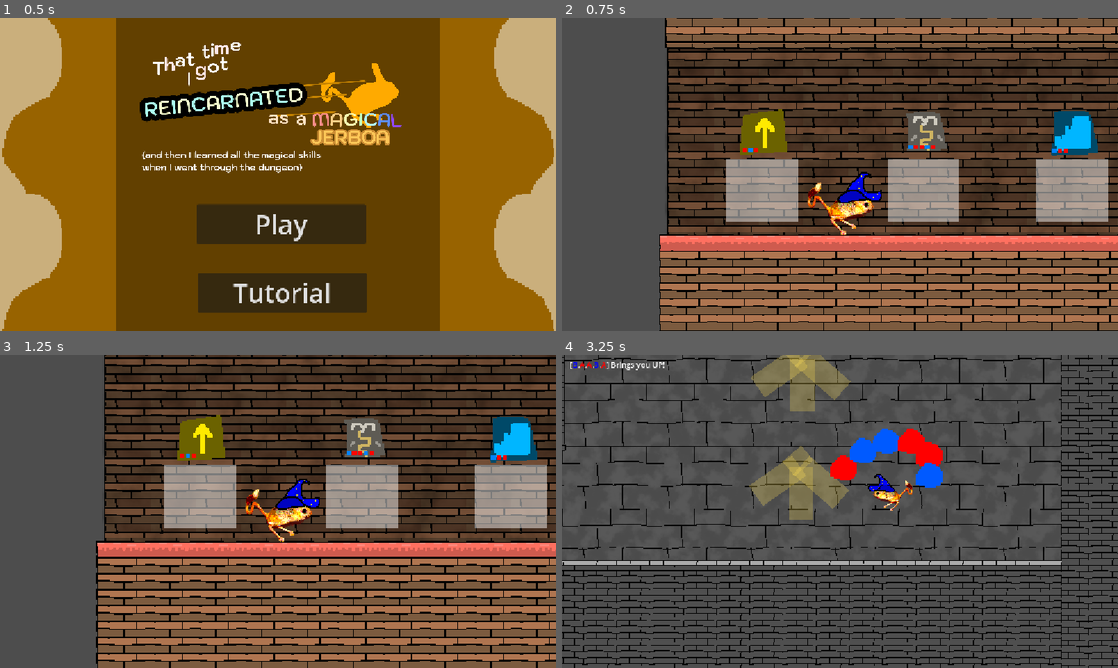
Above: before the commit, frames 1-4 (two rows, left to right).
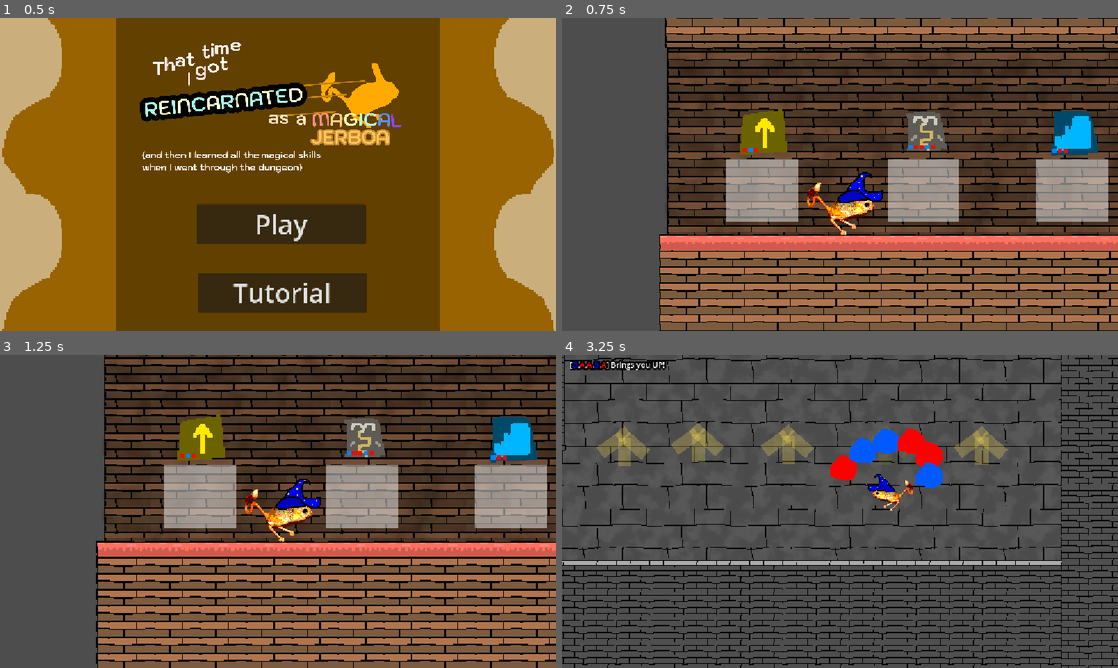
Above: after the commit, the same moments.

Repository: Kaplin86/magical-jerboa
Game: Godot game, scene res://scenes/mainMenu.tscn
The game is run twice, just before and just after one commit, with the same random seed, the same clock (stepped at 60 frames per second) and the same inputs.
Inputs (mouse positions are in pixels of both pictures, inside the frame that each line leads up to):
- Up to frame 1 (0.5 s): no input
- Up to frame 2 (0.75 s): click "Tutorial" at 0.5 s
- Up to frame 3 (1.25 s): no input
- Up to frame 4 (3.25 s): tap Enter at 1.25 s; move the mouse to (962, 495) at 1.27 s; hold Right (right) 1.28-2.78 s; tap Q (a) at 1.35, 2.3, 2.85 s; click (962, 495) at 1.42 s; tap W (up) at 1.52, 2.27 s; tap E (b) at 1.55, 2.1, 3.05 s; move the mouse to (728, 527) at 2.02 s; move the mouse to (895, 442) at 2.77 s; hold Left (left) from 2.78 s (still down)

Frame 1 is identical in both runs. In frame 2, 0.3% of the frame differs, in the area x 43-58%, y 49-70%; in frame 3, 0.3%; in frame 4, 6.6%, in the area x 1-81%, y 0-53%.
Error in both runs: Cannot call method 'change_scene_to_file' on a null value. (res://scripts/main_menu.gd:15)

Commit message:
hookroom2 and some other stuff

Diff:
--- a/scenes/player/jerboa.tscn
+++ b/scenes/player/jerboa.tscn
@@ -31,3 +31,21 @@
 [node name="Camera2D" type="Camera2D" parent="." unique_id=55762337]
 process_mode = 3
 position_smoothing_enabled = true
+
+[node name="CanvasLayer" type="CanvasLayer" parent="." unique_id=110715030]
+
+[node name="VBoxContainer" type="VBoxContainer" parent="CanvasLayer" unique_id=835384178]
+offset_left = -542.0
+offset_top = -283.0
+offset_right = -306.0
+offset_bottom = 270.0
+
+[node name="ColorRect" type="ColorRect" parent="CanvasLayer" unique_id=1920049314]
+offset_left = -551.0
+offset_top = -263.0
+offset_right = -511.0
+offset_bottom = -223.0
+
+[node name="RichTextLabel" type="RichTextLabel" parent="." unique_id=411369318]
+offset_right = 40.0
+offset_bottom = 40.0
--- /dev/null
+++ b/scenes/rooms/grapplinghookroom2.tscn
@@ -0,0 +1,355 @@
+[gd_scene format=3 uid="uid://b80t23b52lufk"]
+
+[ext_resource type="Texture2D" uid="uid://ct0vgv2anombl" path="res://art/graybricks.png" id="1_to87a"]
+[ext_resource type="Texture2D" uid="uid://bxfxagedwy05l" path="res://art/ninceslice.png" id="2_g3lc5"]
+[ext_resource type="Texture2D" uid="uid://bca067w7tmdgu" path="res://art/oneway.png" id="3_1ylrn"]
+[ext_resource type="Script" uid="uid://cpb23m2i0m2f8" path="res://scripts/zoomTrigger.gd" id="4_oahcn"]
+
+[sub_resource type="Gradient" id="Gradient_38p6l"]
+offsets = PackedFloat32Array(0, 0.448, 1)
+colors = PackedColorArray(0, 0, 0, 0.12941177, 0.04, 0.04, 0.04, 0.1242353, 1, 1, 1, 0)
+
+[sub_resource type="FastNoiseLite" id="FastNoiseLite_4vlbc"]
+frequency = 0.0106
+
+[sub_resource type="NoiseTexture2D" id="NoiseTexture2D_y45pq"]
+noise = SubResource("FastNoiseLite_4vlbc")
+color_ramp = SubResource("Gradient_38p6l")
+seamless = true
+
+[sub_resource type="RectangleShape2D" id="RectangleShape2D_mm1bc"]
+size = Vector2(1801, 116)
+
+[sub_resource type="RectangleShape2D" id="RectangleShape2D_4kxuq"]
+size = Vector2(1802, 658)
+
+[sub_resource type="RectangleShape2D" id="RectangleShape2D_38p6l"]
+size = Vector2(458, 3450)
+
+[sub_resource type="RectangleShape2D" id="RectangleShape2D_y45pq"]
+size = Vector2(1802, 3132)
+
+[sub_resource type="RectangleShape2D" id="RectangleShape2D_r2y5t"]
+size = Vector2(1802, 3350.5)
+
+[sub_resource type="RectangleShape2D" id="RectangleShape2D_mti6b"]
+size = Vector2(43, 402)
+
+[node name="BigJumpRoom" type="Node2D" unique_id=684584116]
+
+[node name="Graybricks" type="TextureRect" parent="." unique_id=904852811]
+offset_left = -893.0
+offset_top = -3673.0
+offset_right = 2697.0
+offset_bottom = 107.0
+texture = ExtResource("1_to87a")
+stretch_mode = 1
+
+[node name="TextureRect" type="TextureRect" parent="Graybricks" unique_id=1993007014]
+layout_mode = 1
+anchors_preset = 15
+anchor_right = 1.0
+anchor_bottom = 1.0
+grow_horizontal = 2
+grow_vertical = 2
+texture = SubResource("NoiseTexture2D_y45pq")
+stretch_mode = 1
+
+[node name="EntrancePoint" type="Marker2D" parent="." unique_id=294045691]
+position = Vector2(-862, -137)
+
+[node name="ExitPoint" type="Marker2D" parent="." unique_id=599026815]
+position = Vector2(2675, -2601)
+
+[node name="NinePatchRect" type="NinePatchRect" parent="." unique_id=1687841112]
+offset_left = -897.0
+offset_top = 93.0
+offset_right = 967.0
+offset_bottom = 744.0
+texture = ExtResource("2_g3lc5")
+region_rect = Rect2(2.78, 1.113, 134.75, 95.603)
+patch_margin_left = 10
+patch_margin_top = 28
+patch_margin_right = 6
+patch_margin_bottom = 23
+axis_stretch_horizontal = 1
+axis_stretch_vertical = 1
+
+[node name="NinePatchRect2" type="NinePatchRect" parent="." unique_id=178422450]
+offset_left = 905.0
+offset_top = -2378.0
+offset_right = 2702.0
+offset_bottom = 745.0
+texture = ExtResource("2_g3lc5")
+region_rect = Rect2(2.78, 1.113, 134.75, 95.603)
+patch_margin_left = 10
+patch_margin_top = 28
+patch_margin_right = 6
+patch_margin_bottom = 23
+axis_stretch_horizontal = 1
+axis_stretch_vertical = 1
+
+[node name="NinePatchRect8" type="NinePatchRect" parent="." unique_id=1263950982]
+offset_left = -865.0
+offset_top = -2380.0
+offset_right = 902.0
+offset_bottom = -2269.0
+texture = ExtResource("3_1ylrn")
+region_rect = Rect2(2.78, 1.113, 134.75, 95.603)
+patch_margin_left = 10
+patch_margin_top = 28
+patch_margin_right = 6
+patch_margin_bottom = 23
+axis_stretch_horizontal = 1
+axis_stretch_vertical = 1
+
+[node name="StaticBody2D" type="StaticBody2D" parent="NinePatchRect8" unique_id=2091954434]
+collision_layer = 2
+collision_mask = 2
+
+[node name="CollisionShape2D" type="CollisionShape2D" parent="NinePatchRect8/StaticBody2D" unique_id=406583460]
+position = Vector2(901.5, 57)
+shape = SubResource("RectangleShape2D_mm1bc")
+one_way_collision = true
+
+[node name="NinePatchRect3" type="NinePatchRect" parent="." unique_id=4435852]
+offset_left = -2659.0
+offset_top = -3654.0
+offset_right = -862.0
+offset_bottom = -295.0
+texture = ExtResource("2_g3lc5")
+region_rect = Rect2(2.78, 1.113, 134.75, 95.603)
+patch_margin_left = 10
+patch_margin_top = 28
+patch_margin_right = 6
+patch_margin_bottom = 23
+axis_stretch_horizontal = 1
+axis_stretch_vertical = 1
+
+[node name="NinePatchRect9" type="NinePatchRect" parent="." unique_id=691860605]
+offset_left = 149.0
+offset_top = -6498.0
+offset_right = 563.0
+offset_bottom = -3139.0
+texture = ExtResource("2_g3lc5")
+region_rect = Rect2(2.78, 1.113, 134.75, 95.603)
+patch_margin_left = 10
+patch_margin_top = 28
+patch_margin_right = 6
+patch_margin_bottom = 23
+axis_stretch_horizontal = 1
+axis_stretch_vertical = 1
+
+[node name="StaticBody2D" type="StaticBody2D" parent="." unique_id=1998722628]
+
+[node name="CollisionShape2D" type="CollisionShape2D" parent="StaticBody2D" unique_id=120906191]
+position = Vector2(11, 419)
+shape = SubResource("RectangleShape2D_4kxuq")
+
+[node name="CollisionShape2D4" type="CollisionShape2D" parent="StaticBody2D" unique_id=33366485]
+position = Vector2(342, -4831)
+shape = SubResource("RectangleShape2D_38p6l")
+
+[node name="CollisionShape2D2" type="CollisionShape2D" parent="StaticBody2D" unique_id=961349340]
+position = Vector2(1801, -810)
+shape = SubResource("RectangleShape2D_y45pq")
+
+[node name="CollisionShape2D3" type="CollisionShape2D" parent="StaticBody2D" unique_id=1158761562]
+position = Vector2(-1743, -1979.25)
+shape = SubResource("RectangleShape2D_r2y5t")
+
+[node name="Area2D" type="Area2D" parent="." unique_id=1912500670]
+position = Vector2(-782, -115)
+script = ExtResource("4_oahcn")
+zoom = 0.735
+
+[node name="CollisionShape2D" type="CollisionShape2D" parent="Area2D" unique_id=30821577]
+shape = SubResource("RectangleShape2D_mti6b")
+
+[node name="CollisionShape2D2" type="CollisionShape2D" parent="Area2D" unique_id=1956839014]
+position = Vector2(3369, -2443)
+shape = SubResource("RectangleShape2D_mti6b")
+
+[node name="Node2D3" type="Node2D" parent="." unique_id=1038574405]
+modulate = Color(0.49354535, 0.5315008, 0.42596555, 1)
+position = Vector2(291, -298)
+rotation = -3.1415927
+scale = Vector2(0.5343343, 0.5343343)
+
+[node name="ColorRect21" type="ColorRect" parent="Node2D3" unique_id=1723105346]
+offset_left = -23.0
+offset_top = -100.0
+offset_right = 65.0
+offset_bottom = 88.0
+color = Color(1, 0.8745098, 0.32941177, 0.25882354)
+
+[node name="ColorRect22" type="ColorRect" parent="Node2D3" unique_id=1224639838]
+offset_left = -151.0
+offset_top = 5.999878
+offset_right = -63.0
+offset_bottom = 193.99988
+rotation = -0.8543094
+color = Color(1, 0.8745098, 0.32941177, 0.25882354)
+
+[node name="ColorRect23" type="ColorRect" parent="Node2D3" unique_id=1849088846]
+offset_left = -23.872803
+offset_top = 113.4646
+offset_right = 64.1272
+offset_bottom = 181.65576
+rotation = -0.7070373
+color = Color(1, 0.8745098, 0.32941177, 0.25882354)
+
+[node name="ColorRect24" type="ColorRect" parent="Node2D3" unique_id=600420920]
+offset_left = 155.99976
+offset_top = -49.999878
+offset_right = 243.99976
+offset_bottom = 138.00012
+rotation = 0.95875156
+color = Color(1, 0.8745098, 0.32941177, 0.25882354)
+
+[node name="Node2D9" type="Node2D" parent="." unique_id=1597862336]
+position = Vector2(634, -296)
+rotation = -3.1415927
+scale = Vector2(0.5343343, 0.5343343)
+
+[node name="ColorRect21" type="ColorRect" parent="Node2D9" unique_id=2067350751]
+offset_left = -23.0
+offset_top = -100.0
+offset_right = 65.0
+offset_bottom = 88.0
+color = Color(1, 0.8745098, 0.32941177, 0.25882354)
+
+[node name="ColorRect22" type="ColorRect" parent="Node2D9" unique_id=15940303]
+offset_left = -151.0
+offset_top = 5.999878
+offset_right = -63.0
+offset_bottom = 193.99988
+rotation = -0.8543094
+color = Color(1, 0.8745098, 0.32941177, 0.25882354)
+
+[node name="ColorRect23" type="ColorRect" parent="Node2D9" unique_id=650727587]
+offset_left = -23.872803
+offset_top = 113.4646
+offset_right = 64.1272
+offset_bottom = 181.65576
+rotation = -0.7070373
+color = Color(1, 0.8745098, 0.32941177, 0.25882354)
+
+[node name="ColorRect24" type="ColorRect" parent="Node2D9" unique_id=1779497452]
+offset_left = 155.99976
+offset_top = -49.999878
+offset_right = 243.99976
+offset_bottom = 138.00012
+rotation = 0.95875156
+color = Color(1, 0.8745098, 0.32941177, 0.25882354)
+
+[node name="Node2D10" type="Node2D" parent="." unique_id=1330722005]
+position = Vector2(-57.000008, -301)
+rotation = -3.1415927
+scale = Vector2(0.5343343, 0.5343343)
+
+[node name="ColorRect21" type="ColorRect" parent="Node2D10" unique_id=1441797625]
+offset_left = -23.0
+offset_top = -100.0
+offset_right = 65.0
+offset_bottom = 88.0
+color = Color(1, 0.8745098, 0.32941177, 0.25882354)
+
+[node name="ColorRect22" type="ColorRect" parent="Node2D10" unique_id=148977624]
+offset_left = -151.0
+offset_top = 5.999878
+offset_right = -63.0
+offset_bottom = 193.99988
+rotation = -0.8543094
+color = Color(1, 0.8745098, 0.32941177, 0.25882354)
+
+[node name="ColorRect23" type="ColorRect" parent="Node2D10" unique_id=1492731484]
+offset_left = -23.872803
+offset_top = 113.4646
+offset_right = 64.1272
+offset_bottom = 181.65576
+rotation = -0.7070373
+color = Color(1, 0.8745098, 0.32941177, 0.25882354)
+
+[node name="ColorRect24" type="ColorRect" parent="Node2D10" unique_id=1973842937]
+offset_left = 155.99976
+offset_top = -49.999878
+offset_right = 243.99976
+offset_bottom = 138.00012
+rotation = 0.95875156
+color = Color(1, 0.8745098, 0.32941177, 0.25882354)
+
+[node name="Node2D11" type="Node2D" parent="." unique_id=144081428]
+position = Vector2(-377.00003, -307)
+rotation = -3.1415927
+scale = Vector2(0.5343343, 0.5343343)
+
+[node name="ColorRect21" type="ColorRect" parent="Node2D11" unique_id=933766012]
+offset_left = -23.0
+offset_top = -100.0
+offset_right = 65.0
+offset_bottom = 88.0
+color = Color(1, 0.8745098, 0.32941177, 0.25882354)
+
+[node name="ColorRect22" type="ColorRect" parent="Node2D11" unique_id=1341193463]
+offset_left = -151.0
+offset_top = 5.999878
+offset_right = -63.0
+offset_bottom = 193.99988
+rotation = -0.8543094
+color = Color(1, 0.8745098, 0.32941177, 0.25882354)
+
+[node name="ColorRect23" type="ColorRect" parent="Node2D11" unique_id=878635784]
+offset_left = -23.872803
+offset_top = 113.4646
+offset_right = 64.1272
+offset_bottom = 181.65576
+rotation = -0.7070373
+color = Color(1, 0.8745098, 0.32941177, 0.25882354)
+
+[node name="ColorRect24" type="ColorRect" parent="Node2D11" unique_id=844351877]
+offset_left = 155.99976
+offset_top = -49.999878
+offset_right = 243.99976
+offset_bottom = 138.00012
+rotation = 0.95875156
+color = Color(1, 0.8745098, 0.32941177, 0.25882354)
+
+[node name="Node2D12" type="Node2D" parent="." unique_id=1566774042]
+position = Vector2(-642.00006, -295)
+rotation = -3.1415927
+scale = Vector2(0.5343343, 0.5343343)
+
+[node name="ColorRect21" type="ColorRect" parent="Node2D12" unique_id=652452078]
+offset_left = -23.0
+offset_top = -100.0
+offset_right = 65.0
+offset_bottom = 88.0
+color = Color(1, 0.8745098, 0.32941177, 0.25882354)
+
+[node name="ColorRect22" type="ColorRect" parent="Node2D12" unique_id=1976835769]
+offset_left = -151.0
+offset_top = 5.999878
+offset_right = -63.0
+offset_bottom = 193.99988
+rotation = -0.8543094
+color = Color(1, 0.8745098, 0.32941177, 0.25882354)
+
+[node name="ColorRect23" type="ColorRect" parent="Node2D12" unique_id=285875389]
+offset_left = -23.872803
+offset_top = 113.4646
+offset_right = 64.1272
+offset_bottom = 181.65576
+rotation = -0.7070373
+color = Color(1, 0.8745098, 0.32941177, 0.25882354)
+
+[node name="ColorRect24" type="ColorRect" parent="Node2D12" unique_id=429967444]
+offset_left = 155.99976
+offset_top = -49.999878
+offset_right = 243.99976
+offset_bottom = 138.00012
+rotation = 0.95875156
+color = Color(1, 0.8745098, 0.32941177, 0.25882354)
+
+[connection signal="area_entered" from="Area2D" to="Area2D" method="_on_area_entered"]
+[connection signal="body_entered" from="Area2D" to="Area2D" method="_on_body_entered"]
--- a/scripts/currentSpellsList.gd
+++ b/scripts/currentSpellsList.gd
@@ -10,8 +10,9 @@
 
 	for I in GlobalVars.SpellSource:
 		if I["code"] in GlobalVars.unlockedSpells:
-			var newcode =RichTextLabel.new()
+			var newcode :=RichTextLabel.new()
 			newcode.bbcode_enabled = true
 			newcode.fit_content = true
 			newcode.text = I["desc"]
 			$VBoxContainer.add_child(newcode)
+			newcode.add_theme_constant_override("outline_size",16)
--- a/scripts/globalVars.gd
+++ b/scripts/globalVars.gd
@@ -39,6 +39,7 @@
 	{"neededSpells":[[1,0,0]],"path":"res://scenes/rooms/stairsroom1.tscn"},
 	{"neededSpells":[[1,0,0]],"path":"res://scenes/rooms/stairsroom2.tscn"},
 	{"neededSpells":[[1,0,0,1,0]],"path":"res://scenes/rooms/grapplinghookroom1.tscn"},
+	{"neededSpells":[[1,0,0,1,0]],"path":"res://scenes/rooms/grapplinghookroom2.tscn"},
 	{"neededSpells":[[1,0,0,1,0],[0,1,0]],"path":"res://scenes/rooms/grapplejump.tscn"}
 ]
 
--- a/scripts/inbetween_room.gd
+++ b/scripts/inbetween_room.gd
@@ -1,6 +1,8 @@
 extends Node2D
 
 @export var itemAreas : Array[UpgradeUnlockers] = []
+
+var haveThings = true
 
 func _ready() -> void:
 	var options = GlobalVars.getGainableSpeller()
@@ -15,6 +17,9 @@
 	var valid = false
 
 	for I in itemAreas:
+		if !haveThings:
+			I.queue_free()
+			continue
 		var option = full.get(itemAreas.find(I))
 		if option != null:
 			I.upgrade = option
@@ -24,6 +29,8 @@
 			I.queue_free()
 
 	if !valid:
+		_onchosen(-1)
+	elif !haveThings:
 		_onchosen(-1)
 
 func _process(delta: float) -> void:
@@ -60,6 +67,7 @@
 		node.global_position = $Exit.global_position - node.find_child("EntrancePoint").position
 
 		var newInbetween = load("res://scenes/inbetween_room.tscn").instantiate()
+		newInbetween.haveThings = !haveThings
 		add_child(newInbetween)
 		newInbetween.global_position = node.find_child("ExitPoint").global_position - newInbetween.find_child("Entry").position
 
--- a/scripts/jerboa.gd
+++ b/scripts/jerboa.gd
@@ -21,7 +21,9 @@
 	if !is_on_floor():
 		velocity += get_gravity()
 
-	$Icon.scale.x = lerp(-0.356,0.356,!left)
+
+
+	$Icon.scale.x = lerp(-1.0,1.0,!left) * 0.365
 	var lastVelocity = velocity
 	move_and_slide()
 
